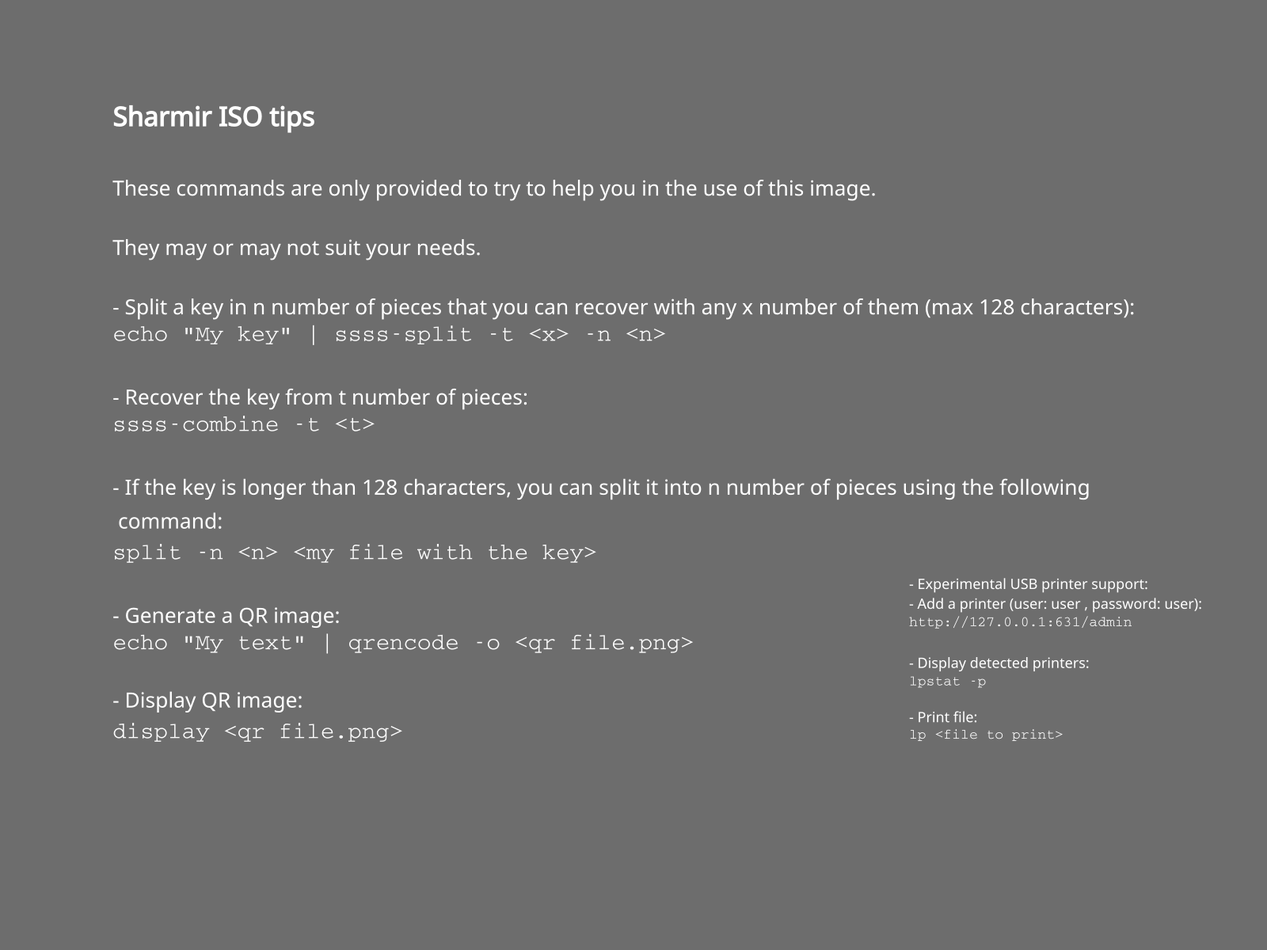
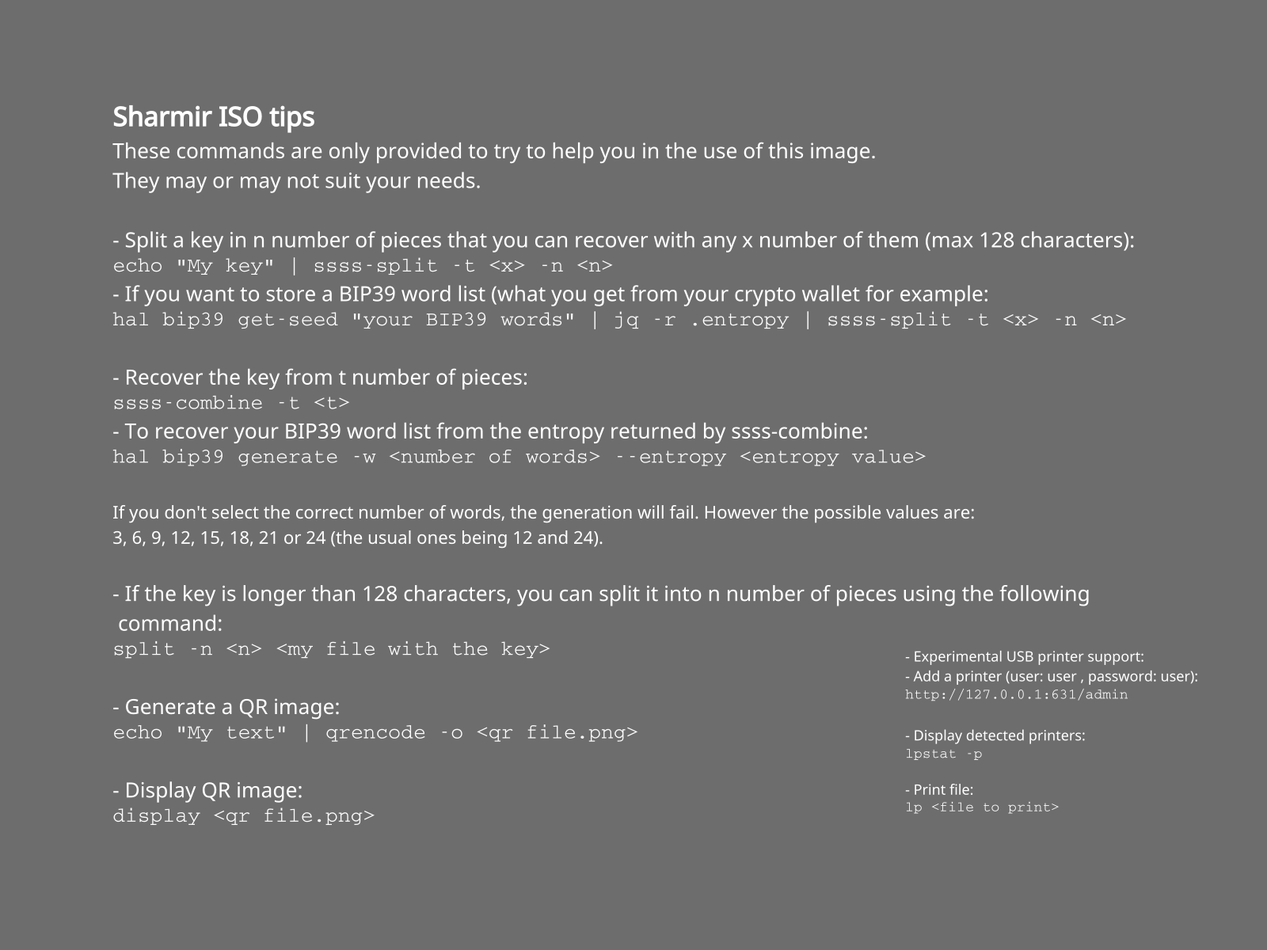
Before/after of a 1267 x 950 layered artwork. What changed in the layer stack:
renamed "Capa de pintura 1" to "Fill", painted on it over <box>112,141,1201,826</box>
